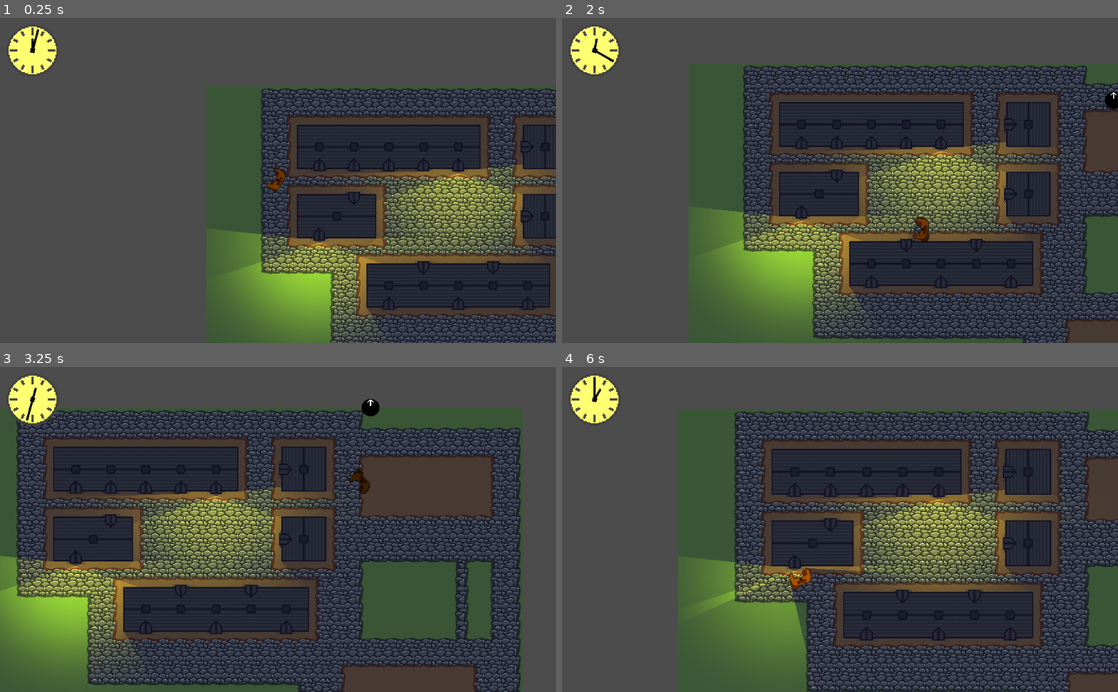
Above: before the commit, frames 1-4 (two rows, left to right).
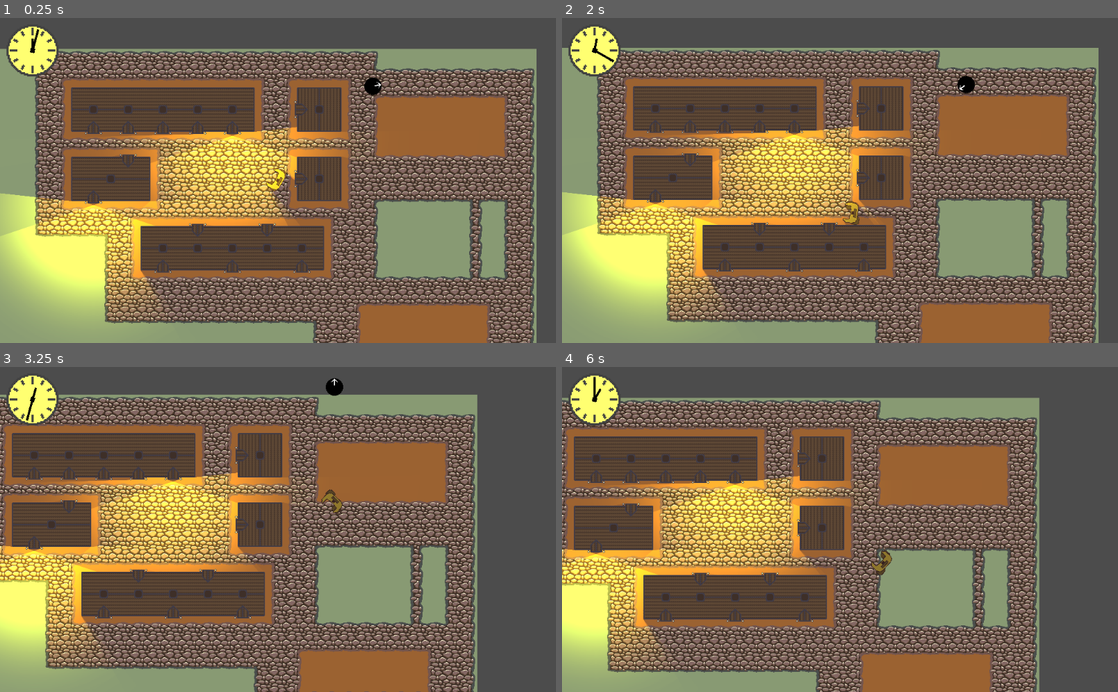
Above: after the commit, the same moments.

Repository: marc-hugh-tom/game-off-2020
Game: Godot game, scene res://nodes/PlayState.tscn
The game is run twice, just before and just after one commit, with the same random seed, the same clock (stepped at 60 frames per second) and the same inputs.
Inputs (mouse positions are in pixels of both pictures, inside the frame that each line leads up to):
- Up to frame 1 (0.25 s): no input
- Up to frame 2 (2 s): move the mouse to (962, 164) at 0.52 s; press the mouse at (962, 164) at 0.53 s; hold D (right) 0.53-1.28 s; move the mouse to (728, 196) at 1.27 s; release the mouse at (728, 196) at 1.28 s; hold S (down) from 1.28 s (still down); right-click (728, 196) at 1.35 s
- Up to frame 3 (3.25 s): move the mouse to (333, 458) at 2.02 s; release S (down) at 2.03 s; press the mouse at (333, 458) at 2.03 s; hold D (right) 2.03-2.78 s; move the mouse to (250, 594) at 2.77 s; release the mouse at (250, 594) at 2.78 s; hold W (up) from 2.78 s (still down); right-click (250, 594) at 2.85 s
- Up to frame 4 (6 s): move the mouse to (1006, 578) at 3.52 s; release W (up) at 3.53 s; press the mouse at (1006, 578) at 3.53 s; hold A (left) 3.53-5.03 s; move the mouse to (673, 480) at 4.27 s; release the mouse at (673, 480) at 4.28 s; right-click (673, 480) at 4.35 s; move the mouse to (867, 529) at 5.02 s; press the mouse at (867, 529) at 5.03 s; hold S (down) 5.03-5.78 s; move the mouse to (756, 448) at 5.77 s; release the mouse at (756, 448) at 5.78 s; hold D (right) from 5.78 s (still down); right-click (756, 448) at 5.85 s

The runs differ from the first frame. In frame 1, 82% of the frame differs, in the area x 0-100%, y 9-100%; in frame 2, 82%; in frame 3, 76%; in frame 4, 78%.

Commit message:
villager rotation

Diff:
--- a/nodes/PlayState.tscn
+++ b/nodes/PlayState.tscn
@@ -31,7 +31,7 @@
 tile_data = PoolIntArray( -65536, 1, 0, -65535, 1, 0, -65534, 1, 0, -65533, 0, 131075, -65532, 0, 65539, -65531, 0, 655 …(11127 unchanged characters)…
 
 [node name="Werewolf" parent="Map" instance=ExtResource( 1 )]
-position = Vector2( 131.703, 142.127 )
+position = Vector2( 547.953, 211.03 )
 
 [node name="LampLights" type="Node2D" parent="Map"]
 
--- a/nodes/villager/Villager.gd
+++ b/nodes/villager/Villager.gd
@@ -17,10 +17,10 @@
 	if get_parent() is Viewport:
 		return ""
 
-	var navigation = get_node(level_navigation_path)
-	if navigation == null:
+	var n = get_node(level_navigation_path)
+	if n == null:
 		return "cannot find navigation node from path"
-	if not navigation is Navigation2D:
+	if not n is Navigation2D:
 		return "navigation node is not a Navigation2D"
 
 	if werewolf_path == null or get_node(werewolf_path) == null:
@@ -83,7 +83,7 @@
 	return emotion_intensity[emotion]
 
 func amend_emotion(emotion, val, metadata = null):
-	set_emotion(emotion, emotion_intensity[emotion] + val)
+	set_emotion(emotion, emotion_intensity[emotion] + val, metadata)
 
 func set_emotion(emotion, val, metadata = null):
 	emotion_intensity[emotion] = val
@@ -240,3 +240,21 @@
 
 			if action_labels.has(action):
 				action_labels[action].text = format % action.get_label()
+
+func set_rotation_with_delta(target, delta):
+	# some rotation fiddling here to get it to behave itself, here be dragons
+	# angle_to will always return a value between 0 and 2PI, but this causes
+	# issues when rotation from an angle counter-clockwise from Vector2(0, 1)
+	# and an angle clockwise from Vector2(0, 1). The villager will rotate the
+	# long way round instead of the short way round
+	var target_rotation = PI + Vector2(0, 1).angle_to(target - position)
+	var rotation_diff = rotation - target_rotation
+	if rotation_diff > PI:
+		target_rotation += 2 * PI
+	if rotation_diff < -PI:
+		target_rotation -= 2 * PI
+	rotation = lerp(rotation, target_rotation, 10.0 * delta)
+	if rotation > 2 * PI:
+		rotation -= 2 * PI
+	if rotation < -2 * PI:
+		rotation += 2 * PI
--- a/nodes/villager/actions/scripts/Flee.gd
+++ b/nodes/villager/actions/scripts/Flee.gd
@@ -13,6 +13,9 @@
 	var werewolf = villager.werewolf
 	var towards_werewolf = (werewolf.position - self.get_parent().position).normalized()
 	var away_from_werewolf = -towards_werewolf * villager.get_run_speed()
+
+	villager.set_rotation_with_delta(villager.position + away_from_werewolf, delta)
+
 	villager.move_and_slide(away_from_werewolf)
 
 func should_activate():
--- a/nodes/villager/actions/scripts/Investigate.gd
+++ b/nodes/villager/actions/scripts/Investigate.gd
@@ -1,6 +1,6 @@
 extends "res://nodes/villager/actions/scripts/Action.gd"
 
-# Investigate is a mini state machine that flows from "Alert" to "MoveToPoint"
+# Investigate is a mini state machine that flows from "Alert" to "MoveToNoise"
 # to "DoInvestigation"
 # Each state should have a physics_process function that takes a delta and
 # the villager and return the next state
@@ -26,16 +26,18 @@
 		self.route = route
 
 	func physics_process(delta, villager):
+		villager.set_rotation_with_delta(self.route[1], delta)
+
 		self.pause_time -= delta
 		if pause_time <= 0:
-			return MoveToPath.new(self.route)
+			return MoveToNoise.new(self.route)
 		return self
 
 	func get_label():
 		return "alerted!"
 
 # Villager is moving towards the noise
-class MoveToPath:
+class MoveToNoise:
 	var route: PoolVector2Array
 	var target: Vector2
 
@@ -46,10 +48,11 @@
 		if route.size() <= 0:
 			# we have reached the end of our path, we should now switch
 			# to investigating whatever we found
-			return DoInvestigation.new(target)
+			return DoInvestigation.new(target, villager)
 
 		target = route[0]
 		var direction = (target - villager.position).normalized()
+		villager.set_rotation_with_delta(target, delta)
 		villager.move_and_slide(direction * villager.get_run_speed())
 		var distance_to = villager.position.distance_squared_to(target)
 		if distance_to < 20.0:
@@ -62,11 +65,14 @@
 # Villager has reached the noise, do some investigation and reduce the curiosity
 # emotion
 class DoInvestigation:
-	var pause_time = 1.0
+	var pause_time = 2.0
 	var target
+	var initial_rotation
+	var running_delta = 0.0
 
-	func _init(target):
+	func _init(target, villager):
 		self.target = target
+		self.initial_rotation = villager.rotation
 
 	func physics_process(delta, villager):
 		var route = villager.emotion_metadata.get(Villager.Emotion.CURIOSITY)
@@ -78,6 +84,10 @@
 		if pause_time <= 0:
 			villager.set_emotion(Villager.Emotion.CURIOSITY, 0.0)
 			return Null.new()
+
+		# look left and right a little before moving on
+		villager.rotation = self.initial_rotation + (PI / 4 * sin(PI * running_delta))
+		running_delta += delta
 
 		villager.amend_emotion(Villager.Emotion.FATIGUE, 3 * -delta)
 		return self
--- a/nodes/villager/actions/scripts/Patrol.gd
+++ b/nodes/villager/actions/scripts/Patrol.gd
@@ -36,6 +36,8 @@
 		# add the villager's speed to this variable to control how quickly it
 		# moves, very handy!
 		var next_pos = self.curve.interpolate_baked(self.offset, false)
+
+		villager.set_rotation_with_delta(next_pos, delta)
 		villager.position = next_pos
 		self.offset += delta * villager.get_walk_speed()
 		if self.offset >= self.curve.get_baked_length():
@@ -63,6 +65,7 @@
 
 		var target = route[0]
 		var direction = (target - villager.position).normalized()
+		villager.set_rotation_with_delta(target, delta)
 		villager.move_and_slide(direction * villager.get_run_speed())
 		if villager.position.distance_squared_to(target) < 10.0:
 			route.remove(0)
--- a/nodes/villager/senses/scripts/Sight.gd
+++ b/nodes/villager/senses/scripts/Sight.gd
@@ -3,7 +3,7 @@
 
 export(float) var sight_distance = 250.0
 
-onready var ray = get_node("Ray")
+onready var ray: RayCast2D = get_node("Ray")
 
 func _process(delta):
 	if villager == null:
@@ -14,6 +14,7 @@
 		return
 
 	ray.cast_to = werewolf.position - self.get_parent().position
+	ray.rotation = -get_parent().rotation
 
 	var can_see_werewolf = ray.is_colliding() and \
 		ray.get_collider() == werewolf and \
--- a/scripts/PlayState.gd
+++ b/scripts/PlayState.gd
@@ -18,6 +18,7 @@
 	pass # Replace with function body.
 
 func _process(delta):
+	return
 	update_map_scale()
 	update_player_speed()
 	update_camera_margin()
--- a/scripts/audio_manager.gd
+++ b/scripts/audio_manager.gd
@@ -8,9 +8,9 @@
 	var path: String
 	var volume: float
 
-	func _init(path: String, volume: float):
-		self.path = path
-		self.volume = volume
+	func _init(in_path: String, in_volume: float):
+		self.path = in_path
+		self.volume = in_volume
 
 var sound_library = {
 	SoundType.WOOF: Sound.new("res://assets/sounds/woof.wav", 0),
Not shown: 3 places in nodes/TileSet.tres that only renumber resources
